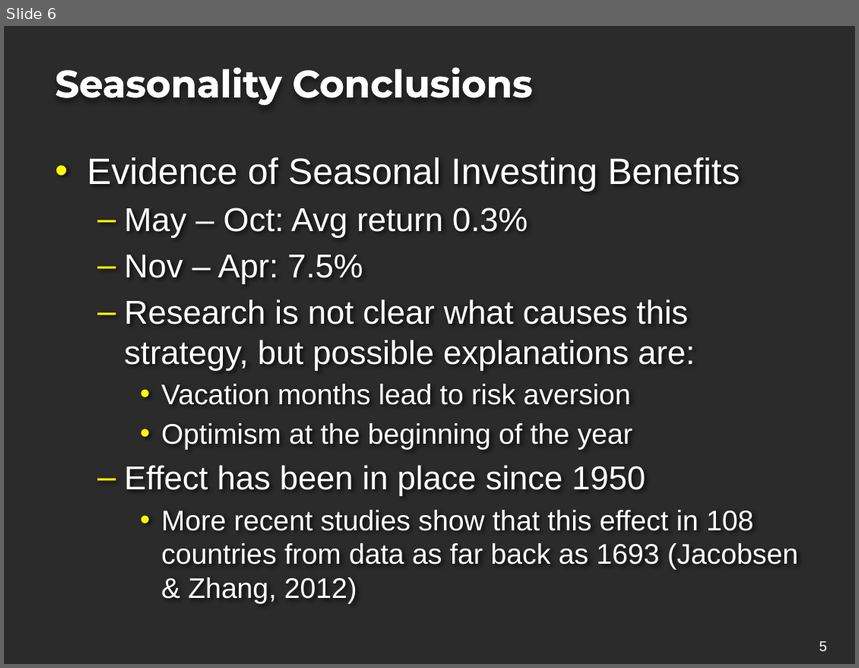
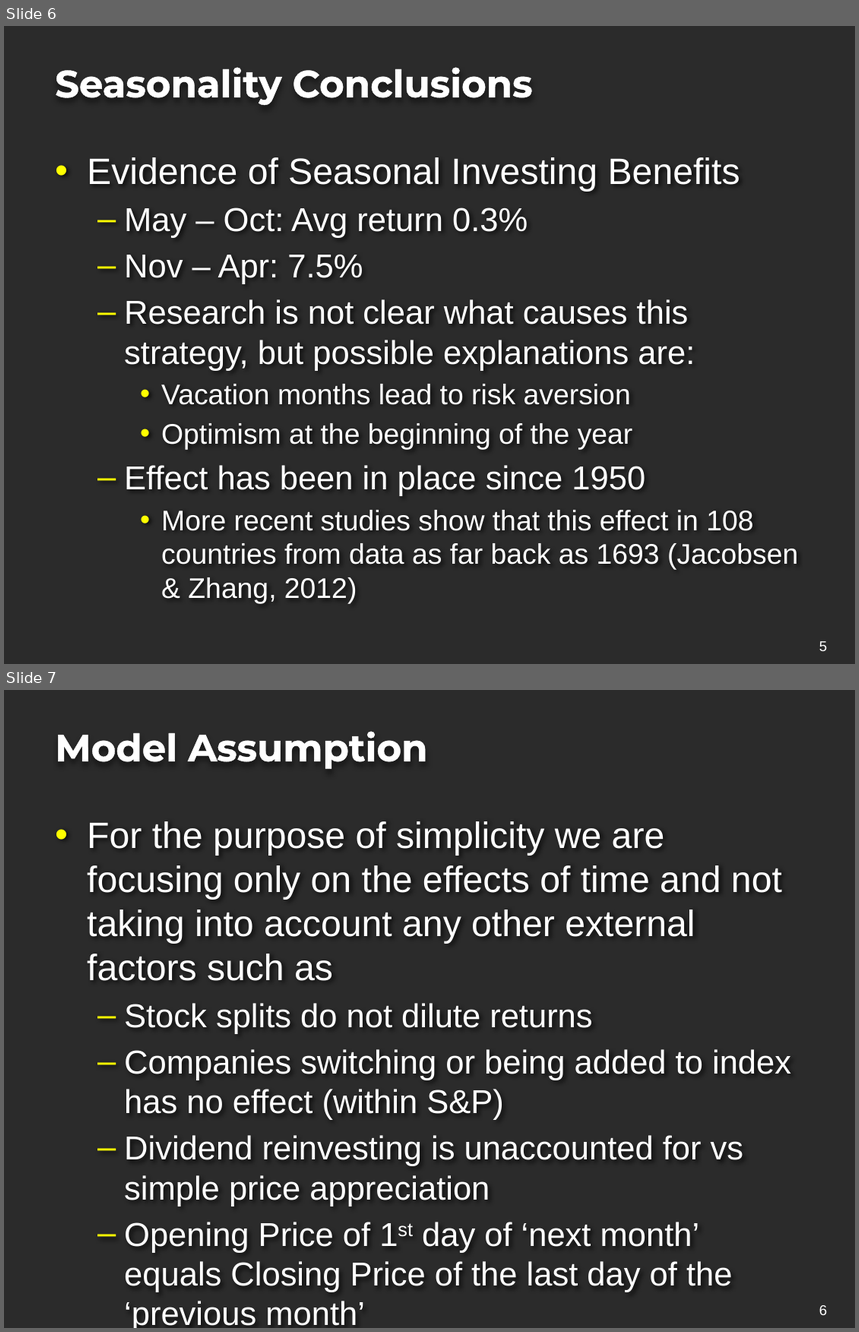
Before and after one commit to projectoneda/projectone, a slide deck: Portfolio Strategy Project.pptx. Shown one above the other, each under a label of ours: slide 6 before the commit, slides 6 and 7 after it. The pictures are 859x668 and 859x1332 pixels, drawn with LibreOffice and Linux fonts; fonts in the diff are those of the drawing; background and template pictures are left out; a plain dark background stands for a picture behind light text. Boxes give left, top, right and bottom in pixels: in the first picture for what was removed or moved away, otherwise in the second. Text is boxed around its words. In the diff, an @@ line names an element or a change of style, - is before the commit and + after.

Commit message:
PPT update

```diff
--- a/Portfolio Strategy Project.pptx
+++ b/Portfolio Strategy Project.pptx
@@ slide 7 added at [4,690,855,1328], background picture (left out) @@
@@ title added at [55,731,427,769], 32 pt, text #FFFFFF, bold @@
+Model Assumption
@@ text added at [87,821,791,1287], 28 pt, text #FFFFFF @@
+• For the purpose of simplicity we are focusing only on the effects of time and not taking into account any other external factors such as
+  – Stock splits do not dilute returns
+  – Companies switching or being added to index has no effect (within S&P)
+  – Dividend reinvesting is unaccounted for vs simple price appreciation
+  – Opening Price of 1st day of ‘next month’ equals Closing Price of the last day of the ‘previous month’
@@ page number added at [819,1306,827,1315], 12 pt, text #FFFFFF @@
+6
```
Also in this commit, not shown: 1 other file.
